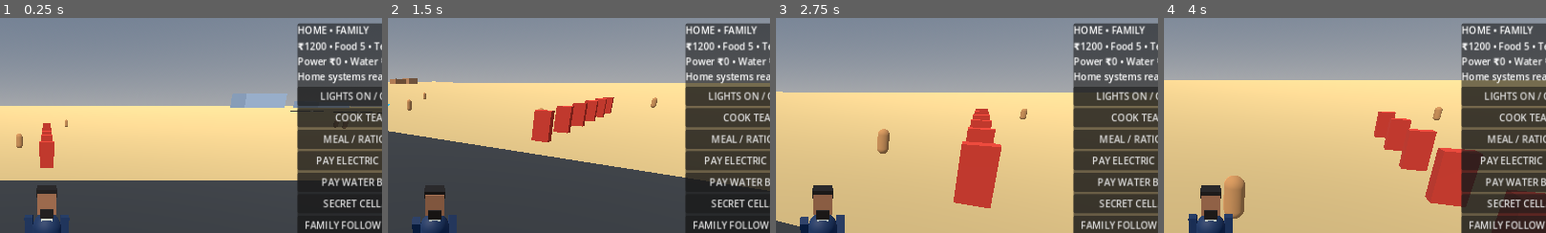
Above: before the commit, frames 1-4 (left to right).
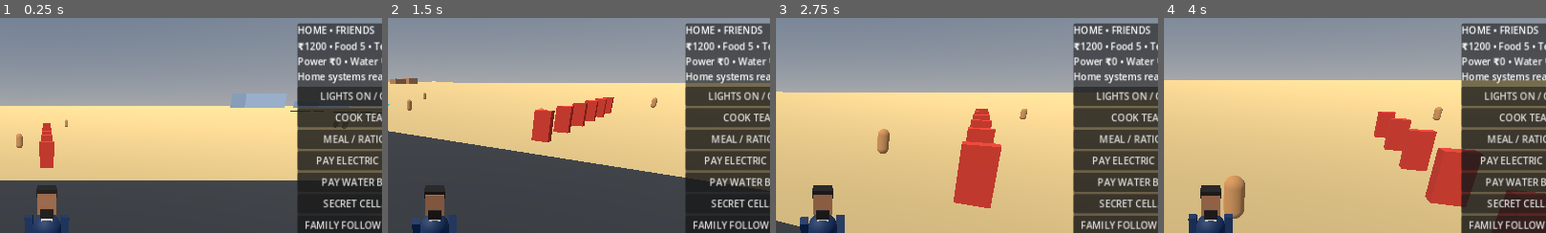
Above: after the commit, the same moments.

Repository: gyarasigujjar57-ops/ProjectZ-OpenWorld
Game: Godot game, scene res://scenes/Main.tscn
Two runs of this game, one before a commit and one after it. Both use one fixed random seed, a clock stepped at 60 frames per second and the inputs below.
Inputs (mouse positions are % of the whole screen's width and height, from its top left):
- Up to frame 1 (0.25 s): no input
- Up to frame 2 (1.5 s): tap Enter (ui_accept) at 0.5, 0.77 s; move the mouse to (72, 45) at 0.52 s; hold Right (ui_right) 0.53-1.28 s; tap E at 0.6 s; click (72, 45) at 0.67 s; move the mouse to (45, 50) at 1.27 s; hold Up (ui_up) from 1.28 s (still down); tap F at 1.35 s
- Up to frame 3 (2.75 s): keep holding Up (ui_up); tap Enter (ui_accept) at 1.52 s; move the mouse to (52, 48) at 2.02 s; hold Shift from 2.03 s (still down)
- Up to frame 4 (4 s): keep holding Up (ui_up); move the mouse to (49, 52) at 2.77 s; release Shift at 2.78 s; tap E at 2.85 s; click (49, 52) at 2.92 s; tap Enter (ui_accept) at 3.02, 3.77 s; move the mouse to (57, 51) at 3.52 s; tap F at 3.6 s
The pictures show only the part of the screen within x 44-94%, y 13-63%; the shares and areas given below are measured in that part.

The runs differ from the first frame. In frame 1, 0.3% of the frame differs, in the area x 89-98%, y 3-8%; in frame 2, 0.3%; in frame 3, 0.3%; in frame 4, 0.3%.

Commit message:
Correct house cast to two male and two female friends plus the player

Diff:
--- a/scripts/main.gd
+++ b/scripts/main.gd
@@ -370,11 +370,10 @@
 	tank.material_override = _home_material(Color(0.18, 0.42, 0.58))
 	home.add_child(tank)
 	# Five stylised residents, each with head, hair, clothing, arms and legs.
-	_home_person(home, "Father", Vector3(-1.0, 0.0, 1.6), Color(0.12, 0.28, 0.52), Color(0.24, 0.14, 0.09), true, false)
-	_home_person(home, "Mother", Vector3(1.2, 0.0, 1.3), Color(0.67, 0.16, 0.32), Color(0.12, 0.07, 0.04), false, true)
-	_home_person(home, "Grandfather", Vector3(-4.0, 3.3, 1.0), Color(0.58, 0.58, 0.55), Color(0.72, 0.72, 0.68), true, false)
-	_home_person(home, "Son", Vector3(1.2, 3.3, -2.8), Color(0.12, 0.48, 0.3), Color(0.12, 0.07, 0.04), false, false)
-	_home_person(home, "Daughter", Vector3(2.7, 3.3, -2.6), Color(0.78, 0.42, 0.16), Color(0.1, 0.06, 0.04), false, true)
+	_home_person(home, "MaleFriend_1", Vector3(-1.0, 0.0, 1.6), Color(0.12, 0.28, 0.52), Color(0.24, 0.14, 0.09), true, false)
+	_home_person(home, "FemaleFriend_1", Vector3(1.2, 0.0, 1.3), Color(0.67, 0.16, 0.32), Color(0.12, 0.07, 0.04), false, true)
+	_home_person(home, "MaleFriend_2", Vector3(-4.0, 3.3, 1.0), Color(0.12, 0.48, 0.3), Color(0.12, 0.07, 0.04), true, false)
+	_home_person(home, "FemaleFriend_2", Vector3(2.7, 3.3, -2.6), Color(0.78, 0.42, 0.16), Color(0.1, 0.06, 0.04), false, true)
 	# Signboard at the front yard.
 	_home_box(home, "HomeSignPost", Vector3(-7.0, 1.1, 5.5), Vector3(0.12, 2.2, 0.12), trim, false)
 	_home_box(home, "HomeSign", Vector3(-7.0, 2.0, 5.5), Vector3(2.4, 0.85, 0.12), blue, false)
@@ -485,7 +484,7 @@
 	var stack := VBoxContainer.new()
 	panel.add_child(stack)
 	var heading := Label.new()
-	heading.text = "HOME • FAMILY"
+	heading.text = "HOME • FRIENDS"
 	stack.add_child(heading)
 	home_status_label = Label.new()
 	stack.add_child(home_status_label)
